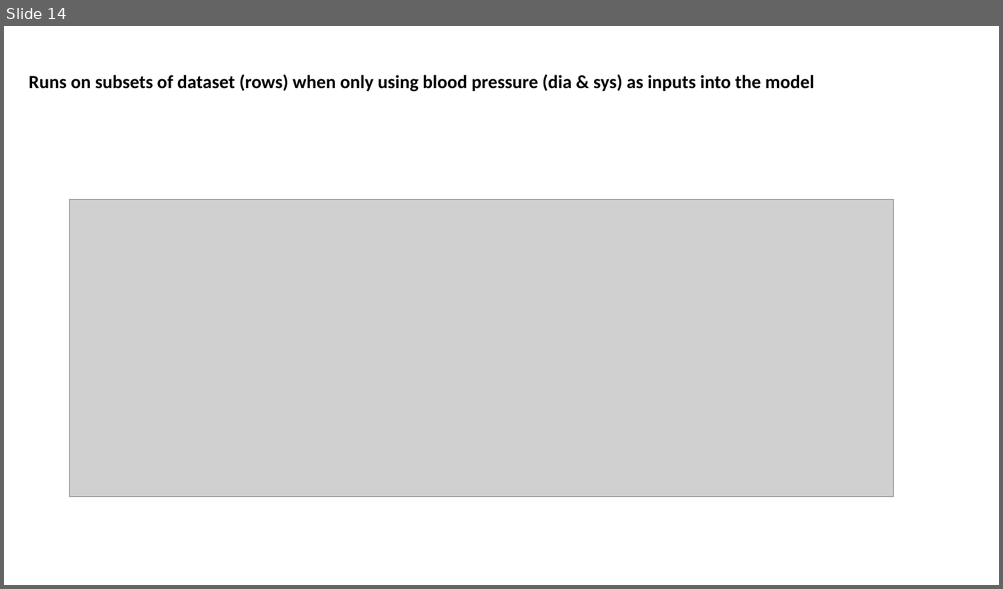
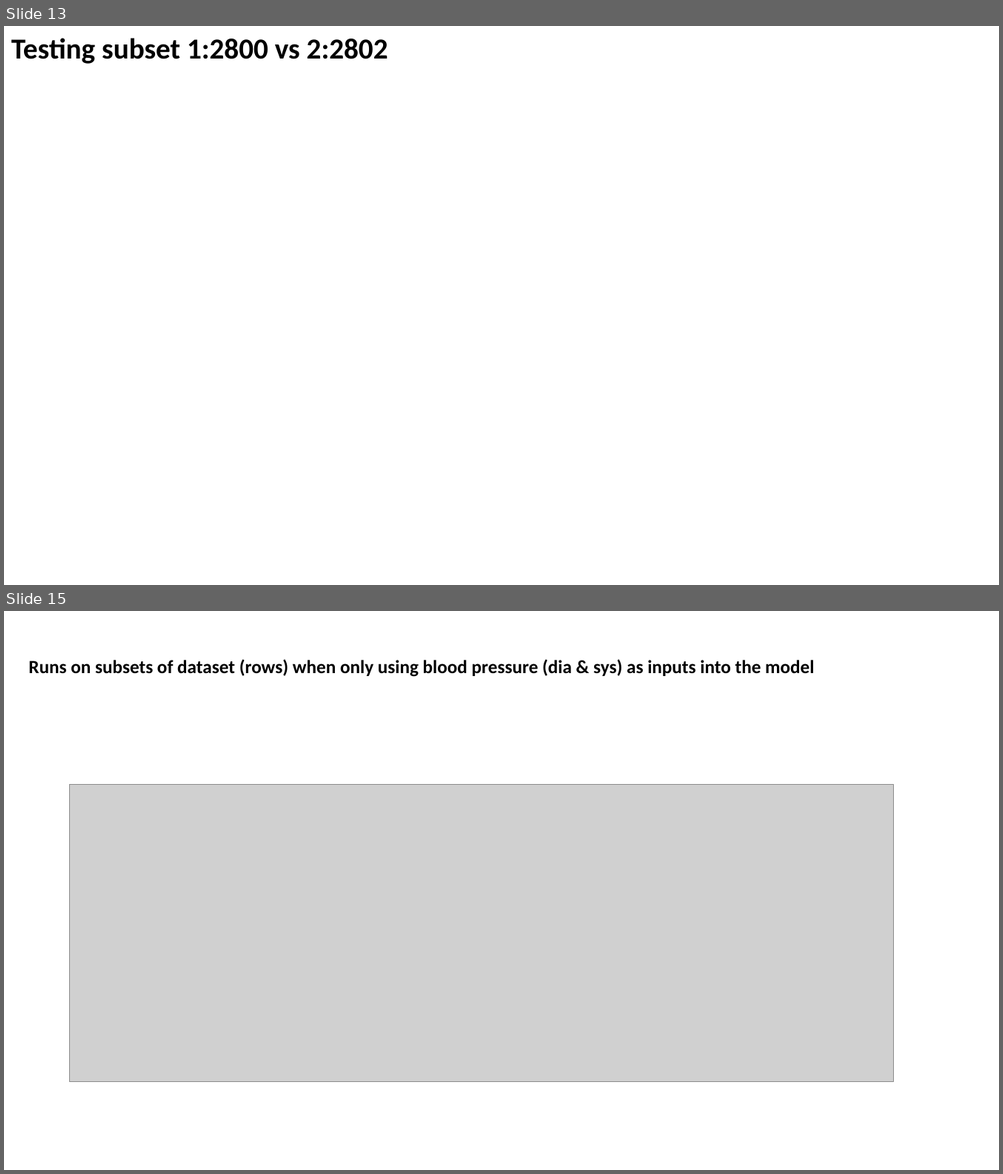
Before and after one commit to zhaohanxiong/OxfordCVM, a slide deck: job_results.pptx. Shown one above the other, each under a label of ours: slide 14 before the commit, slides 13 and 15 after it; the slides between them are not shown. The pictures are 1003x589 and 1003x1174 pixels, drawn with LibreOffice and Linux fonts; fonts in the diff are those of the drawing; grey boxes stand for pictures. Boxes give left, top, right and bottom in pixels: in the first picture for what was removed or moved away, otherwise in the second. Text is boxed around its words. In the diff, an @@ line names an element or a change of style, - is before the commit and + after.

```diff
--- a/job_results.pptx
+++ b/job_results.pptx
@@ slide 13 added at (4,26,999,585), background #FFFFFF @@
@@ text added at (11,38,388,64), 28 pt, text #000000, bold @@
+Testing subset 1:2800 vs 2:2802
@@ what was slide 14 is now slide 15 @@
```
Also in this commit, not shown: 2 slides changed.
